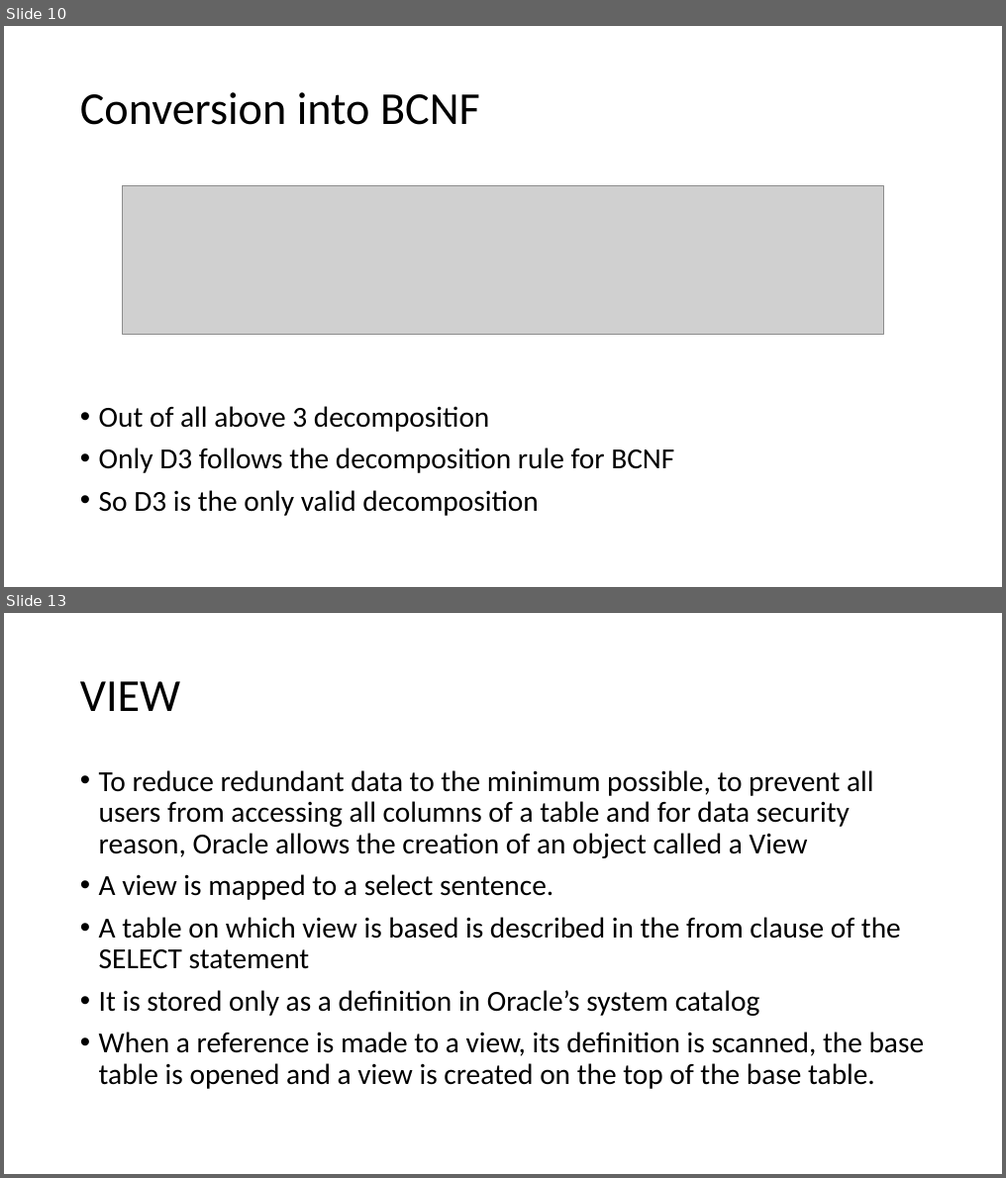
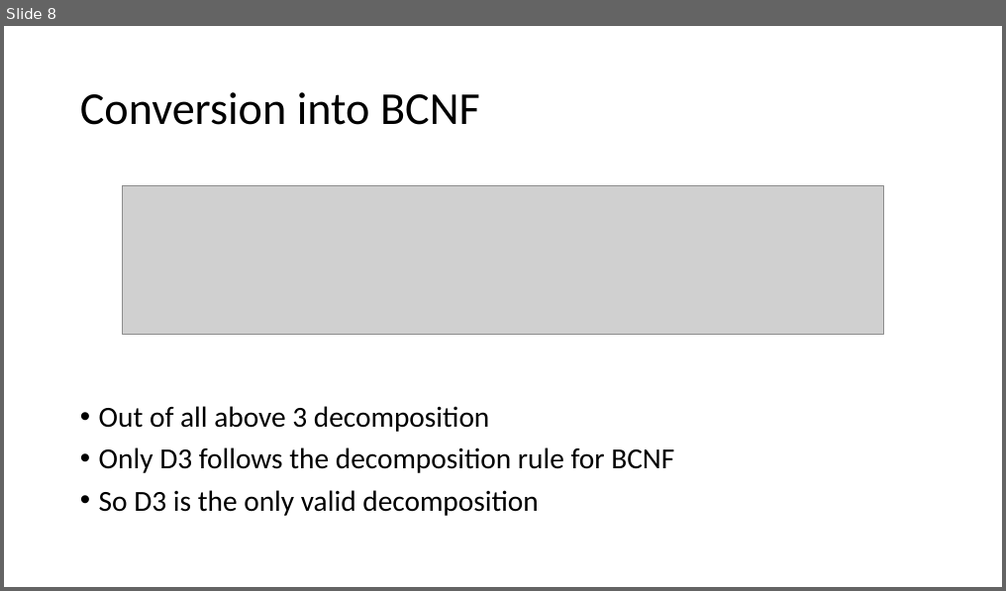
Before and after one commit to VishalChudasama08/MCA, a slide deck: Sem-1/RDBMS Theory/Unit-3/Day_13.pptx. Shown one above the other, each under a label of ours: slides 10 and 13 before the commit, slide 8 after it; the slides between them are not shown. The pictures are 1006x1178 and 1006x591 pixels, drawn with LibreOffice and Linux fonts; fonts in the diff are those of the drawing; grey boxes stand for pictures. Boxes give left, top, right and bottom in pixels: in the first picture for what was removed or moved away, otherwise in the second. Text is boxed around its words. In the diff, an @@ line names an element or a change of style, - is before the commit and + after.

Commit message:
add rdbms new data from lab/drive

```diff
--- a/Sem-1/RDBMS Theory/Unit-3/Day_13.pptx
+++ b/Sem-1/RDBMS Theory/Unit-3/Day_13.pptx
@@ slide 13 removed at box(4, 613, 1002, 1174), background #FFFFFF @@
@@ title removed at box(80, 681, 180, 711) @@
-VIEW
@@ text removed at box(99, 770, 925, 1089) @@
-• To reduce redundant data to the minimum possible, to prevent all users from accessing all columns of a table and for data security reason, Oracle allows the creation of an object called a View
-• A view is mapped to a select sentence.
-• A table on which view is based is described in the from clause of the SELECT statement
-• It is stored only as a definition in Oracle’s system catalog
-• When a reference is made to a view, its definition is scanned, the base table is opened and a view is created on the top of the base table.
@@ what was slide 10 is now slide 8 @@
```
Also in this commit, not shown: 5 slides added, 6 other slides removed, 32 other files.
